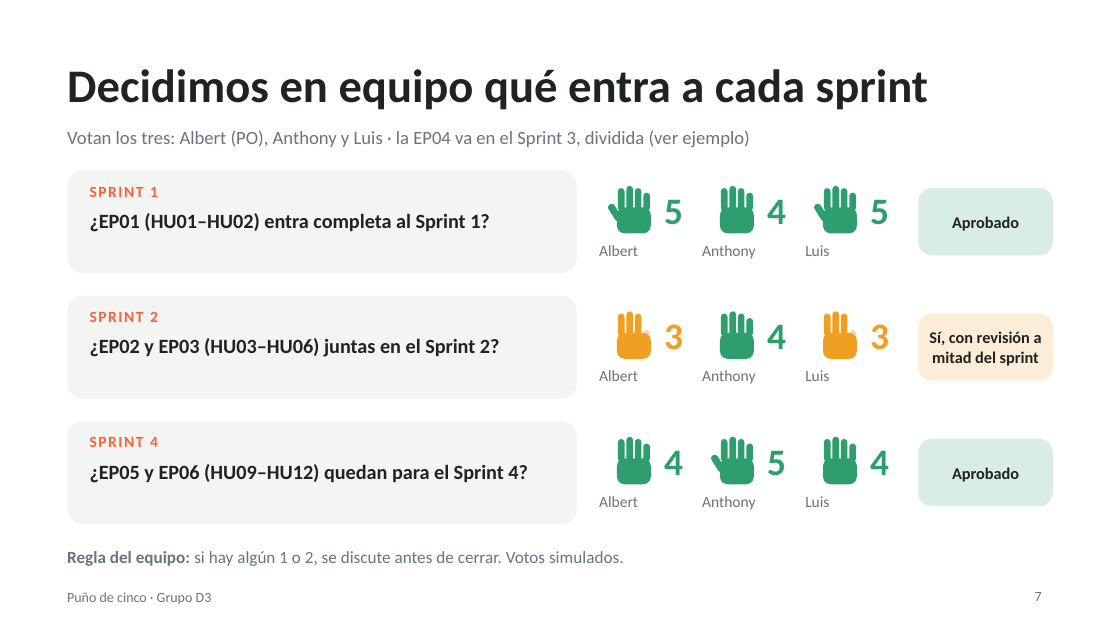
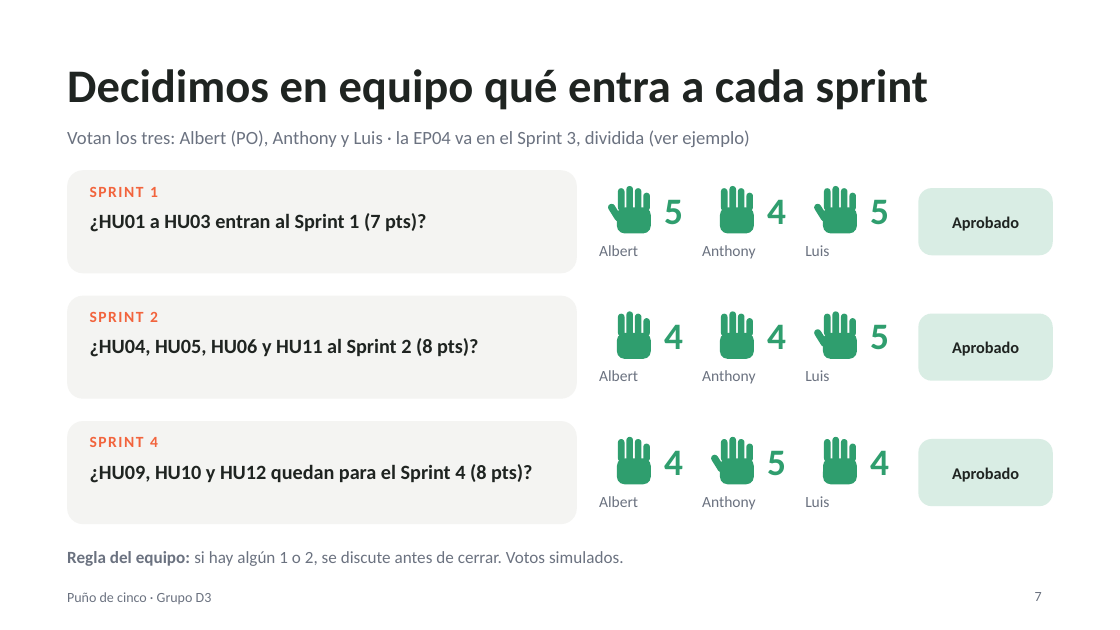
Before and after one commit to devmondoss/NewBit, a slide deck: slide 7 of curso/semana-05-rsu-y-backlog/nuestras-entregas/Presentacion_Fist_of_Five/Presentacion_Fist_of_Five.pptx. Drawn at 1120x630 pixels with LibreOffice and Linux fonts; fonts in the diff are those of the drawing. Boxes give left, top, right and bottom in pixels: in the first picture for what was removed or moved away, otherwise in the second. Text is boxed around its words. In the diff, an @@ line names an element or a change of style, - is before the commit and + after.

```diff
--- a/curso/semana-05-rsu-y-backlog/nuestras-entregas/Presentacion_Fist_of_Five/Presentacion_Fist_of_Five.pptx
+++ b/curso/semana-05-rsu-y-backlog/nuestras-entregas/Presentacion_Fist_of_Five/Presentacion_Fist_of_Five.pptx
@@ text at [90, 213, 426, 232]: text changed @@
-¿EP01 (HU01–HU02) entra completa al Sprint 1?
+¿HU01 a HU03 entran al Sprint 1 (7 pts)?
@@ rounded rectangle: place and size @@
-rounded rectangle at [643, 330, 650, 337]
+rounded rectangle at [643, 318, 650, 336]
@@ rounded rectangle at [643, 318, 650, 336]: fill #F0A020 at 40% opacity to #2F9E6E @@
@@ text at [664, 324, 683, 349]: text changed; text colour #F0A020 to #2F9E6E @@
-3
+4
@@ rounded rectangle added at [813, 328, 829, 348], fill #2F9E6E @@
@@ rounded rectangle at [849, 318, 856, 336]: fill #F0A020 at 40% opacity to #2F9E6E @@
@@ rounded rectangle: place and size @@
-rounded rectangle at [849, 330, 856, 337]
+rounded rectangle at [849, 318, 856, 336]
@@ text at [870, 324, 889, 350]: text changed; text colour #F0A020 to #2F9E6E @@
-3
+5
@@ rounded rectangle at [918, 314, 1053, 381]: fill #F0A020 at 18% opacity to #2F9E6E at 18% opacity @@
@@ text at [90, 338, 478, 357]: text changed @@
-¿EP02 y EP03 (HU03–HU06) juntas en el Sprint 2?
+¿HU04, HU05, HU06 y HU11 al Sprint 2 (8 pts)?
@@ fill #F0A020 to #2F9E6E in 8 elements at [618, 314, 625, 336], [626, 311, 633, 336], [635, 314, 642, 336], [617, 333, 651, 358], [824, 314, 831, 336], [832, 311, 839, 336], [841, 314, 848, 336], [823, 333, 857, 358] @@
@@ text at [952, 341, 1019, 356]: text changed @@
-Sí, con revisión a mitad del sprint
+Aprobado
@@ text at [90, 464, 532, 483]: text changed @@
-¿EP05 y EP06 (HU09–HU12) quedan para el Sprint 4?
+¿HU09, HU10 y HU12 quedan para el Sprint 4 (8 pts)?
```
Also in this commit, not shown: 1 other slide changed, 9 other files.
